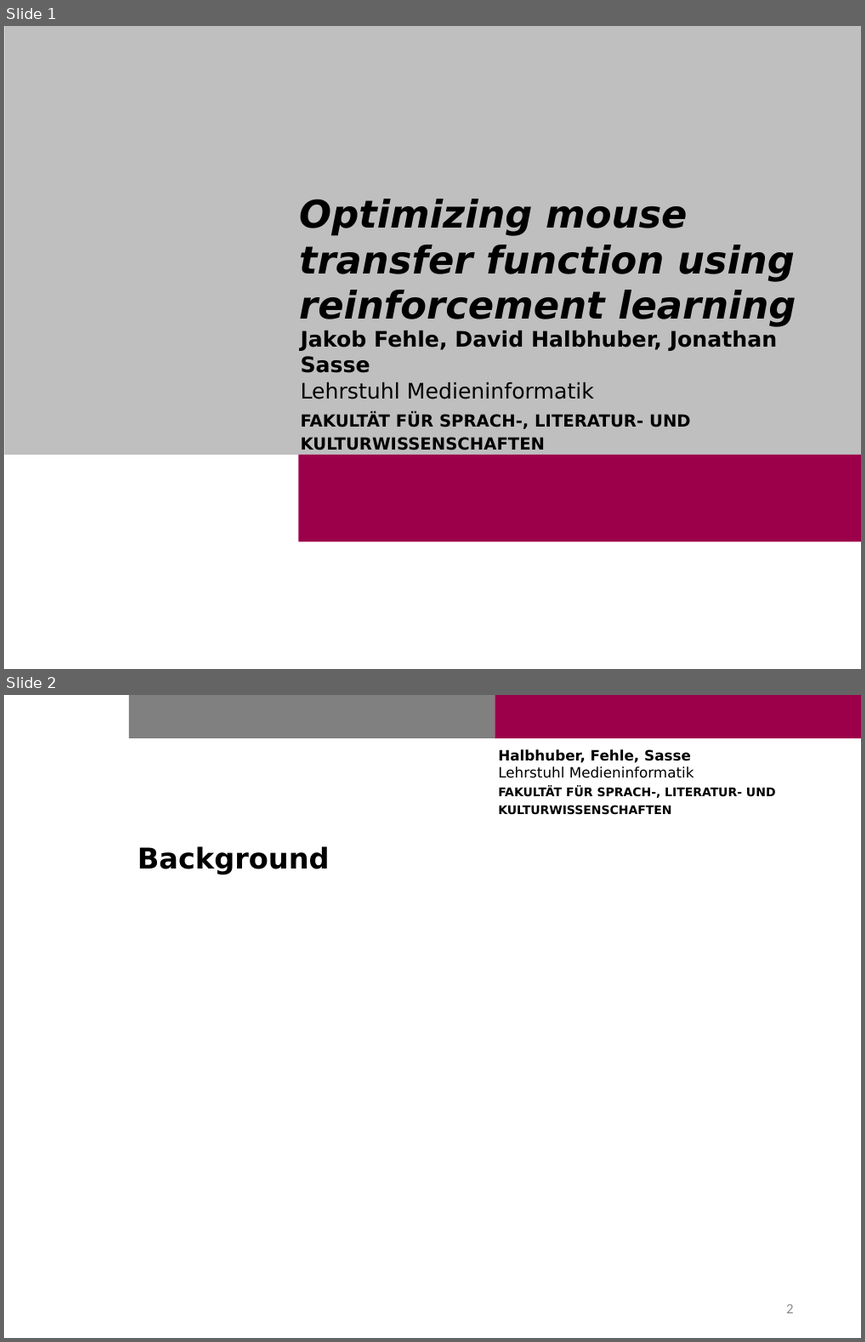
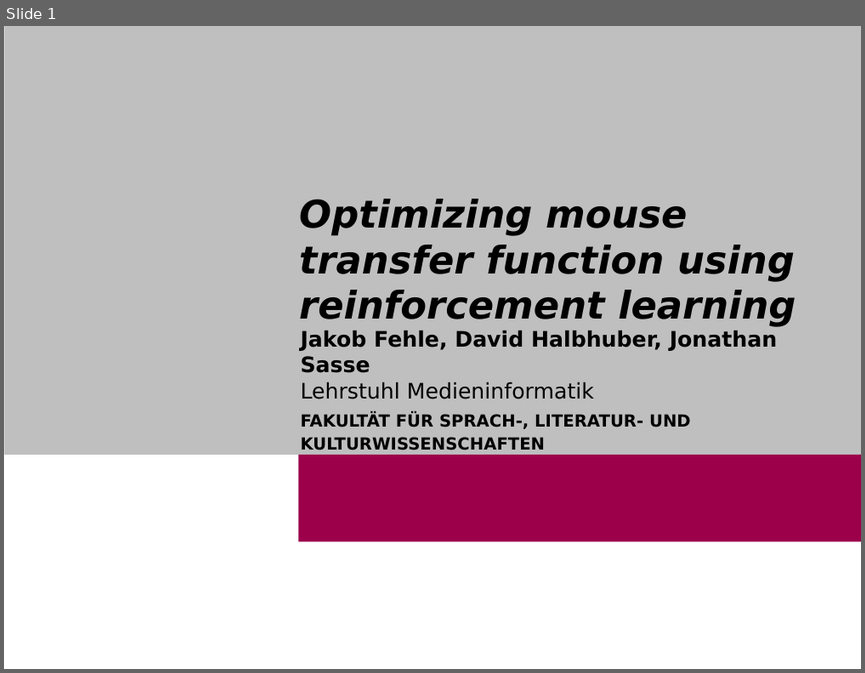
Before and after one commit to Cele3x/practical-seminar, a slide deck: 01-topic-selection/topics/mouse-transfer-function/TransferfunctionRL.pptx. Shown one above the other, each under a label of ours: slides 1 and 2 before the commit, slide 1 after it. The pictures are 865x1342 and 865x673 pixels, drawn with LibreOffice and Linux fonts; fonts in the diff are those of the drawing; background and template pictures are left out. Boxes give left, top, right and bottom in pixels: in the first picture for what was removed or moved away, otherwise in the second. Text is boxed around its words. In the diff, an @@ line names an element or a change of style, - is before the commit and + after.

```diff
--- a/01-topic-selection/topics/mouse-transfer-function/TransferfunctionRL.pptx
+++ b/01-topic-selection/topics/mouse-transfer-function/TransferfunctionRL.pptx
@@ slide 2 removed at (4, 695, 861, 1338), background #FFFFFF; not listed: 2 template elements that a slide beside it also shows @@
@@ text removed at (498, 749, 776, 814) @@
-Halbhuber, Fehle, Sasse
-Lehrstuhl Medieninformatik
-FAKULTÄT FÜR SPRACH-, LITERATUR- UND
-KULTURWISSENSCHAFTEN
@@ title removed at (137, 846, 330, 874) @@
-Background
@@ page number removed at (786, 1304, 793, 1313) @@
-2
```
Also in this commit, not shown: 2 slides changed, 1 slide added.
